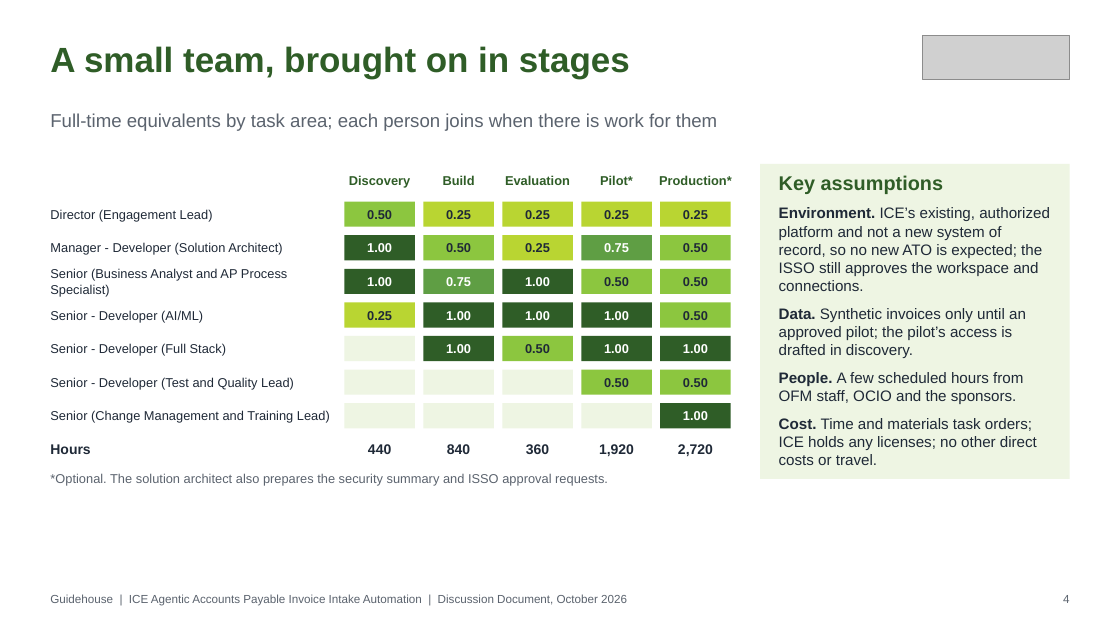
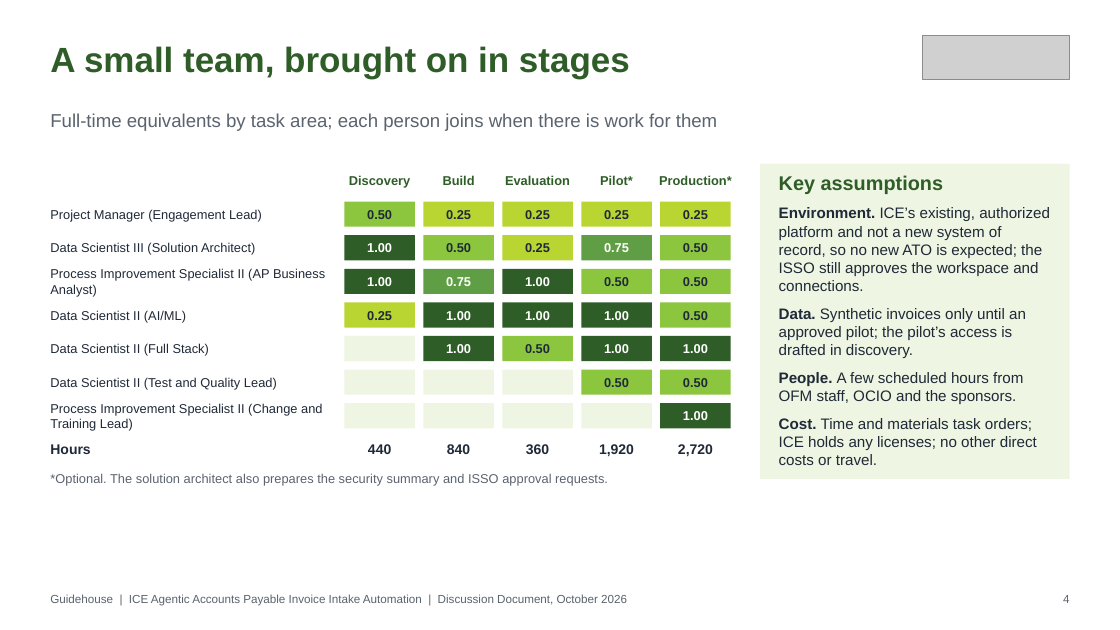
Before and after one commit to seanyofthedead/temp-repo, a slide deck: slide 4 of ICE_AP_Intake_Executive_Summary_20261026.pptx. Drawn at 1120x630 pixels with LibreOffice and Linux fonts; fonts in the diff are those of the drawing; grey boxes stand for pictures. Boxes give left, top, right and bottom in pixels: in the first picture for what was removed or moved away, otherwise in the second. Text is boxed around its words. In the diff, an @@ line names an element or a change of style, - is before the commit and + after.

```diff
--- a/ICE_AP_Intake_Executive_Summary_20261026.pptx
+++ b/ICE_AP_Intake_Executive_Summary_20261026.pptx
@@ text at (x1=50, y1=209, x2=262, y2=222): text changed @@
-Director (Engagement Lead)
+Project Manager (Engagement Lead)
@@ text at (x1=50, y1=242, x2=255, y2=255): text changed @@
-Manager - Developer (Solution Architect)
+Data Scientist III (Solution Architect)
@@ text at (x1=50, y1=268, x2=325, y2=297): text changed @@
-Senior (Business Analyst and AP Process Specialist)
+Process Improvement Specialist II (AP Business Analyst)
@@ text at (x1=50, y1=310, x2=186, y2=322): text changed @@
-Senior - Developer (AI/ML)
+Data Scientist II (AI/ML)
@@ text at (x1=50, y1=343, x2=209, y2=356): text changed @@
-Senior - Developer (Full Stack)
+Data Scientist II (Full Stack)
@@ text at (x1=50, y1=377, x2=277, y2=390): text changed @@
-Senior - Developer (Test and Quality Lead)
+Data Scientist II (Test and Quality Lead)
@@ text at (x1=50, y1=403, x2=322, y2=431): text changed @@
-Senior (Change Management and Training Lead)
+Process Improvement Specialist II (Change and Training Lead)
```
Also in this commit, not shown: 1 other slide changed, 3 other files.
